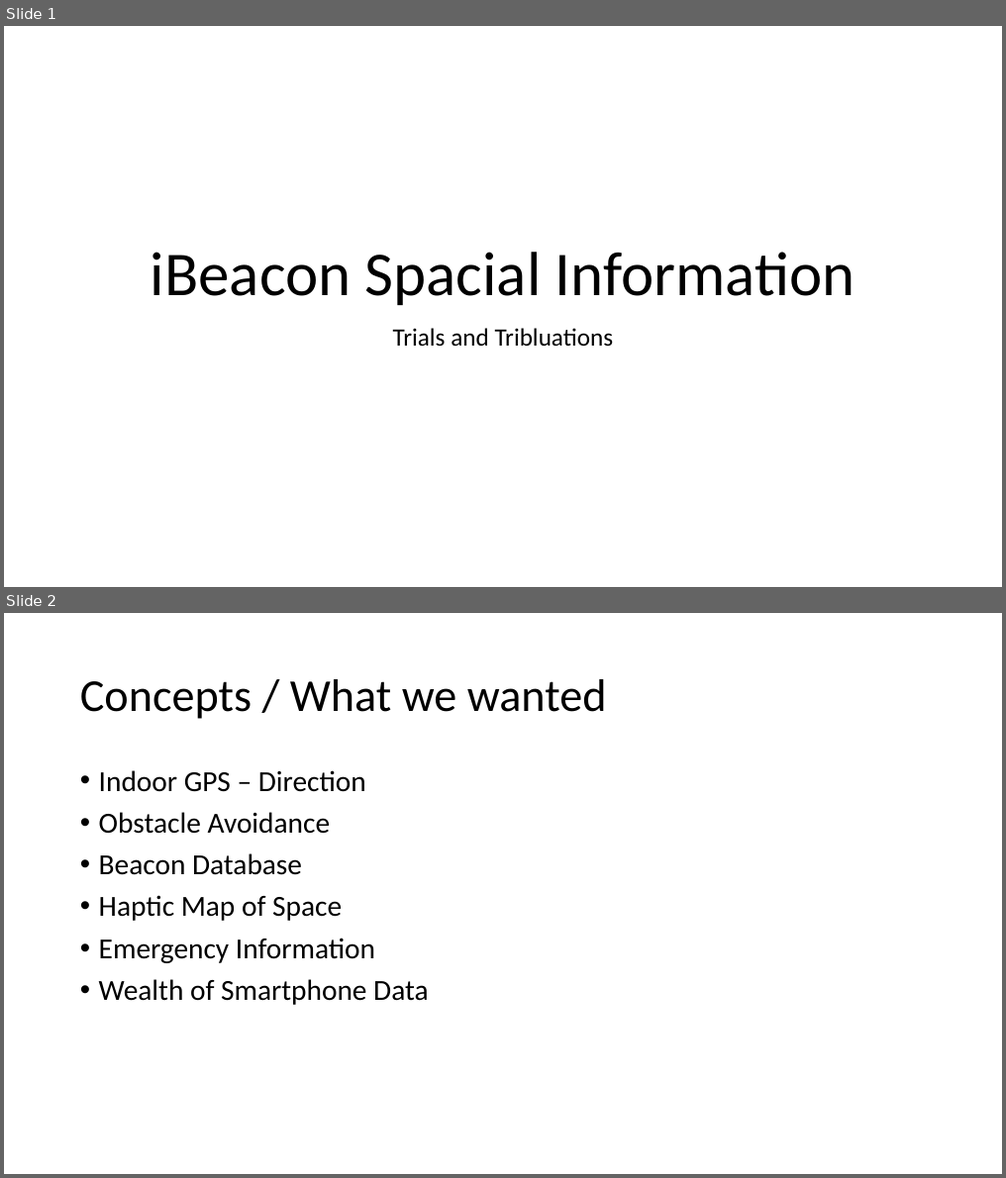
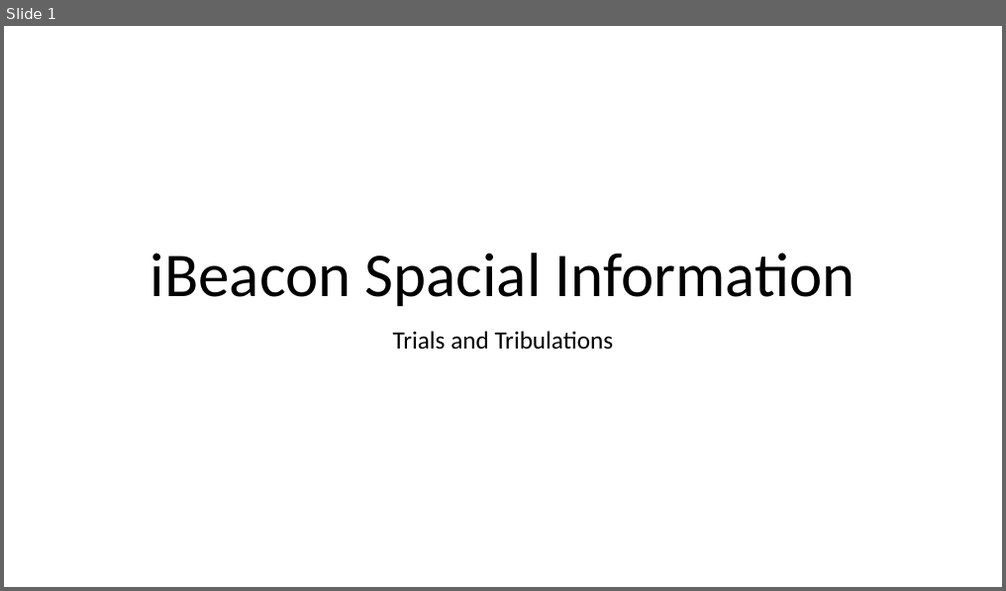
Before and after one commit to bournemouth2016/team-8, a slide deck: presentation/CFG.pptx. Shown one above the other, each under a label of ours: slides 1 and 2 before the commit, slide 1 after it. The pictures are 1006x1178 and 1006x591 pixels, drawn with LibreOffice and Linux fonts; fonts in the diff are those of the drawing. Boxes give left, top, right and bottom in pixels: in the first picture for what was removed or moved away, otherwise in the second. Text is boxed around its words. In the diff, an @@ line names an element or a change of style, - is before the commit and + after.

```diff
--- a/presentation/CFG.pptx
+++ b/presentation/CFG.pptx
@@ slide 2 removed at <box>4,613,1002,1174</box>, background #FFFFFF @@
@@ title removed at <box>80,679,607,719</box> @@
-Concepts / What we wanted
@@ text removed at <box>99,770,428,1005</box> @@
-• Indoor GPS – Direction
-• Obstacle Avoidance
-• Beacon Database
-• Haptic Map of Space
-• Emergency Information
-• Wealth of Smartphone Data
@@ slide 1 changed as well @@
@@ text at <box>393,331,614,350</box>: text changed @@
-Trials and Tribluations
+Trials and Tribulations
```
Also in this commit, not shown: 2 other slides changed, 7 slides added, 1 other slide removed, 1 other file.
